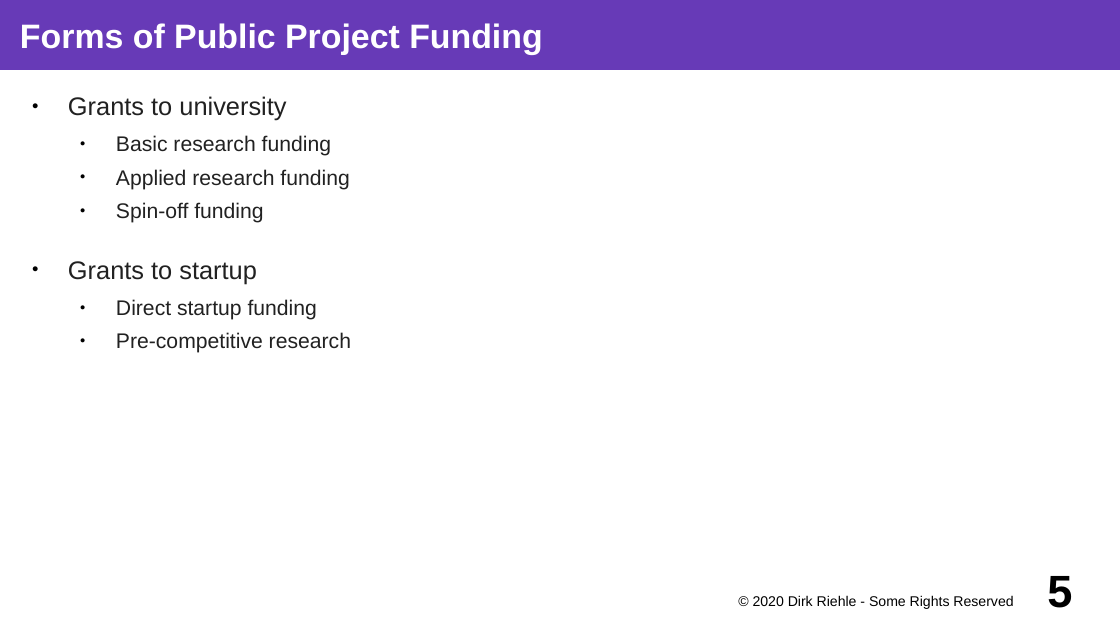
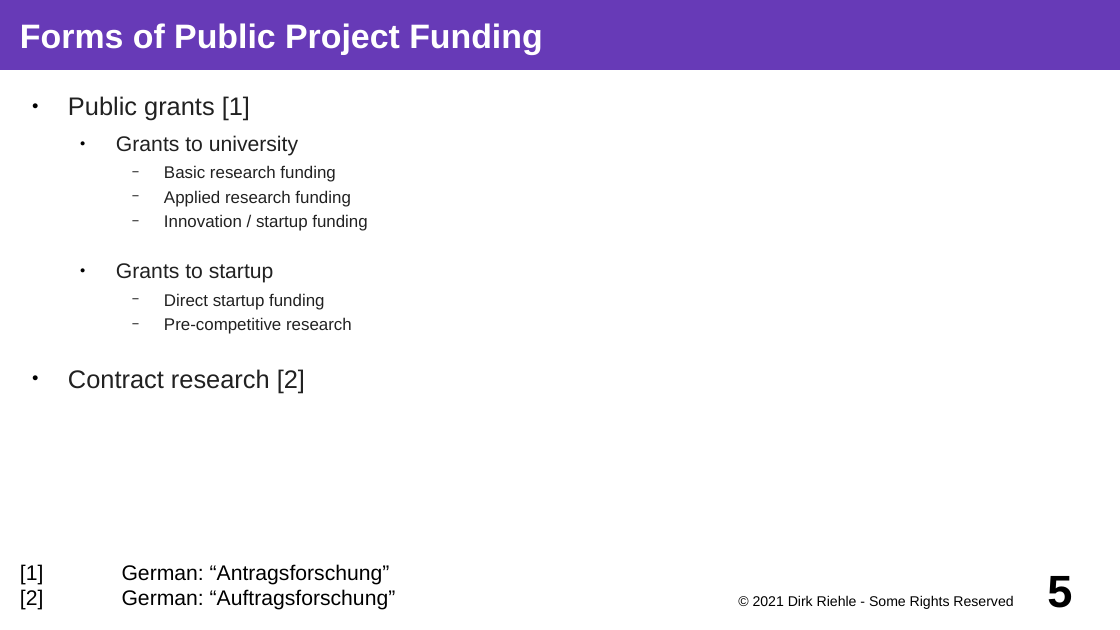
Before and after one commit to dirkriehle/coss-course, a slide deck: slide 5 of Lecture slides/COSS D03 - University Spin-offs.odp. Drawn at 1120x630 pixels with LibreOffice and Linux fonts; fonts in the diff are those of the drawing. Boxes give left, top, right and bottom in pixels: in the first picture for what was removed or moved away, otherwise in the second. Text is boxed around its words. In the diff, an @@ line names an element or a change of style, - is before the commit and + after.

```diff
--- a/Lecture slides/COSS D03 - University Spin-offs.odp
+++ b/Lecture slides/COSS D03 - University Spin-offs.odp
@@ text at box(68, 96, 250, 120): paragraph added @@
+● Public grants [1]
@@ text at box(116, 135, 352, 334): size 18 to 15 pt in "Grants to university", "Grants to startup"; size 15 to 12 pt in "Basic research funding", "Applied research funding", "Direct startup funding", "Pre-competitive research"; list level 1 to 2 in "Grants to university"; bullet ● to −; list level 2 to 3 in "Basic research funding"; list level 2 to 3 in "Applied research funding"; list level 1 to 2 in "Grants to startup"; list level 2 to 3 in "Direct startup funding"; list level 2 to 3 in "Pre-competitive research" @@
@@ text at box(164, 214, 367, 231): text changed; size 15 to 12 pt @@
-  ● Spin-off funding
+    − Innovation / startup funding
@@ text at box(68, 369, 305, 393): paragraph added @@
+● Contract research [2]
@@ text added at box(20, 564, 396, 610), 15 pt, text #000000 @@
+[1] German: “Antragsforschung”
+[2] German: “Auftragsforschung”
@@ text at box(753, 595, 1013, 609): text changed @@
-© 2020 Dirk Riehle - Some Rights Reserved
+© 2021 Dirk Riehle - Some Rights Reserved
```
Also in this commit, not shown: 22 other slides changed, 4 slides added, 4 slides removed, 8 other files.
